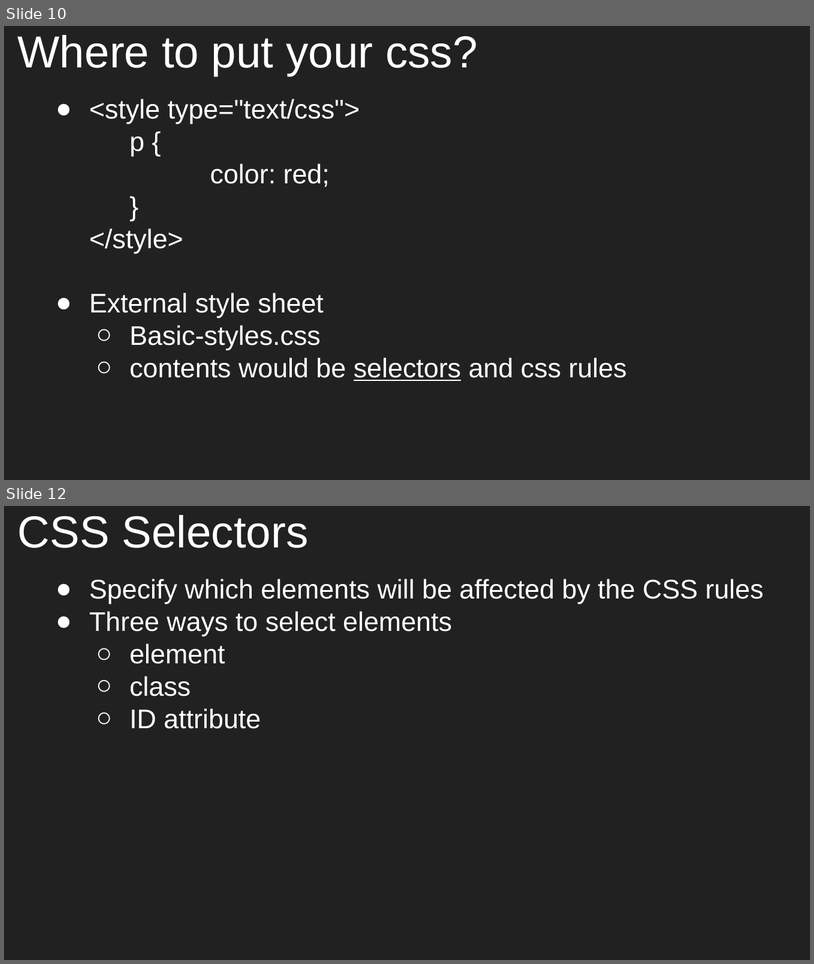
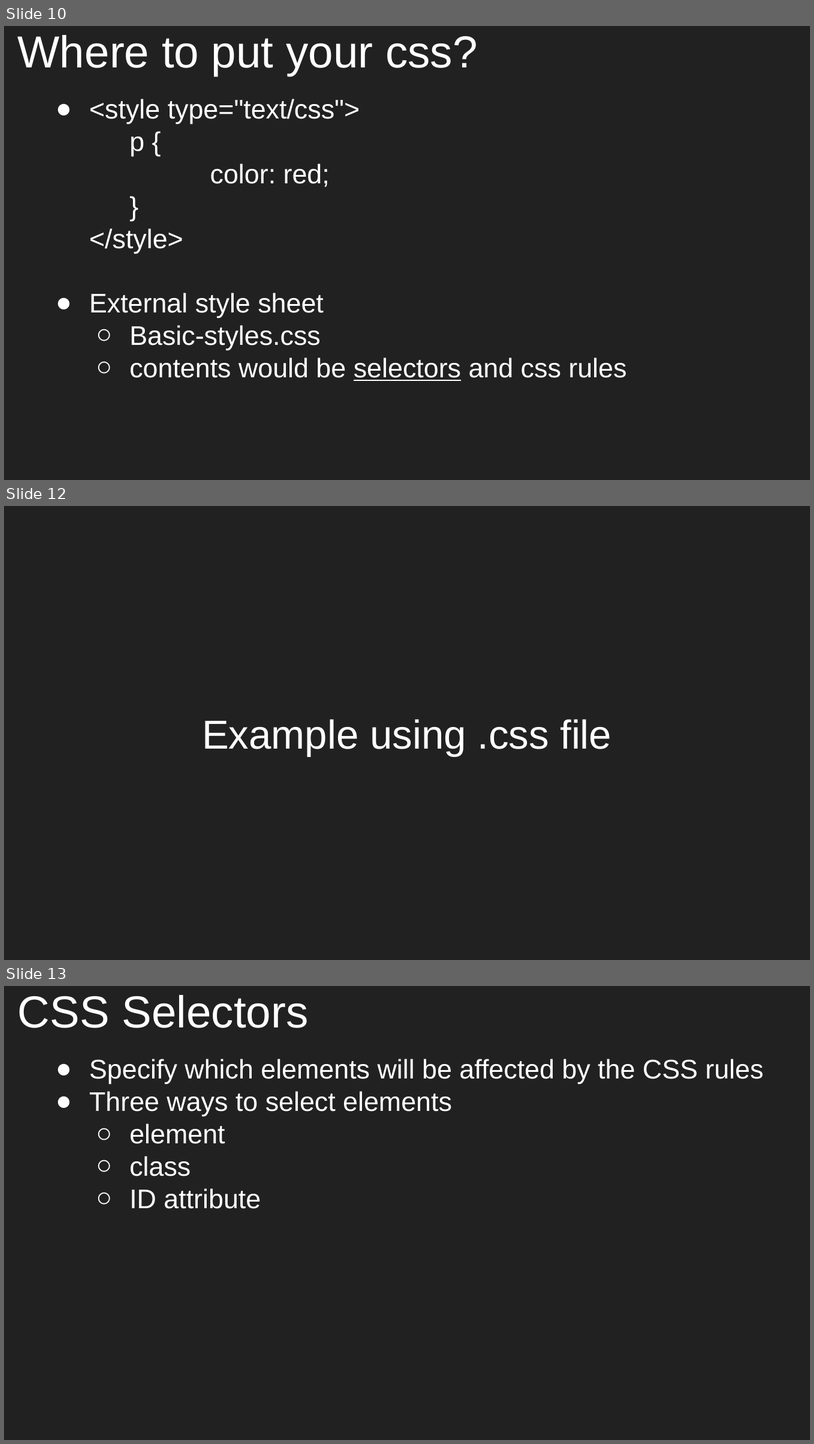
Before and after one commit to aleesham/lc101-unit2, a slide deck: slides/Unit 2 - LC 101 - Class 2.pptx. Shown one above the other, each under a label of ours: slides 10 and 12 before the commit, slides 10, 12 and 13 after it; the slides between them are not shown. The pictures are 814x964 and 814x1444 pixels, drawn with LibreOffice and Linux fonts; fonts in the diff are those of the drawing. Boxes give left, top, right and bottom in pixels: in the first picture for what was removed or moved away, otherwise in the second. Text is boxed around its words. In the diff, an @@ line names an element or a change of style, - is before the commit and + after.

```diff
--- a/slides/Unit 2 - LC 101 - Class 2.pptx
+++ b/slides/Unit 2 - LC 101 - Class 2.pptx
@@ slide 12 added at [4,506,810,960], background #212121 @@
@@ title added at [202,719,612,756], 36 pt, text #FFFFFF @@
+Example using .css file
@@ what was slide 12 is now slide 13 @@
```
Also in this commit, not shown: 4 slides changed, 3 other slides added, 2 other files.
